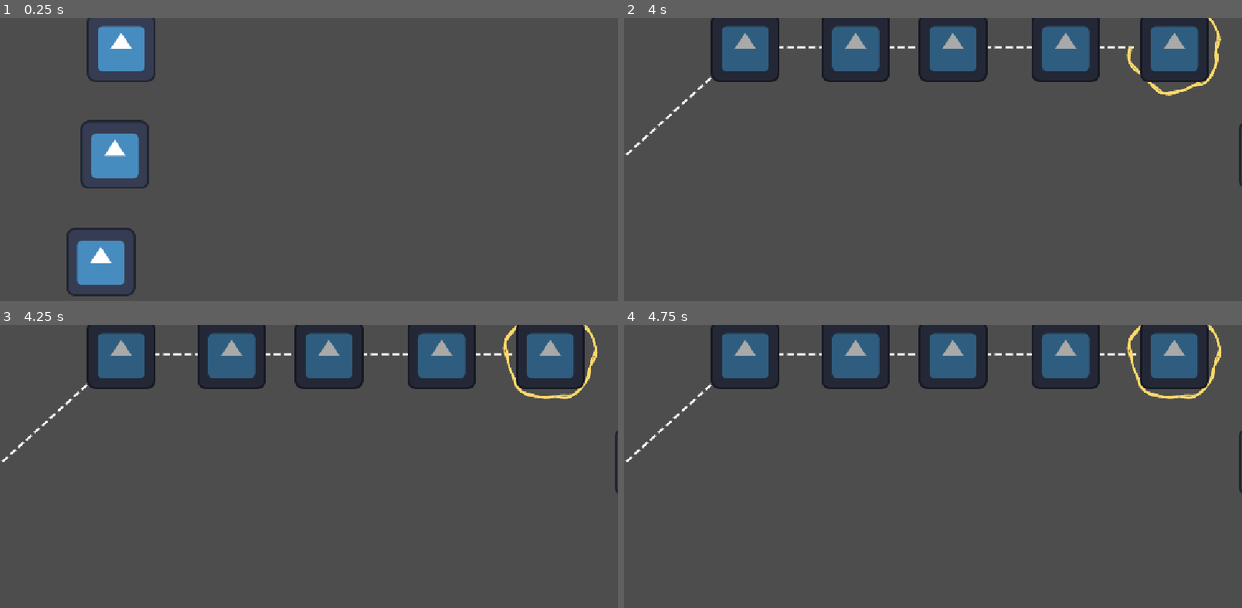
Above: before the commit, frames 1-4 (two rows, left to right).
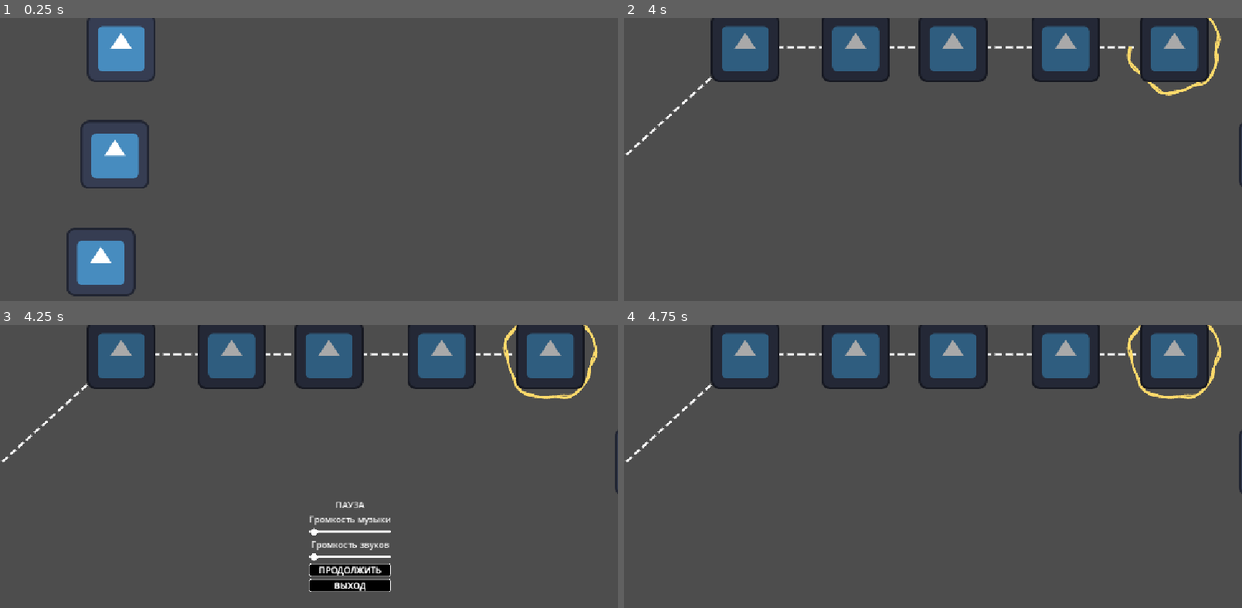
Above: after the commit, the same moments.

Repository: danilbo/remember-you-are-loved-game
Game: Godot game, scene res://game/main/main.tscn
The game is run twice, just before and just after one commit, with the same random seed, the same clock (stepped at 60 frames per second) and the same inputs. The engine's default icon, where the game draws it, is replaced by a stand-in: a white triangle on a blue panel in a dark square.
Inputs (mouse positions are in pixels of both pictures, inside the frame that each line leads up to):
- Up to frame 1 (0.25 s): no input
- Up to frame 2 (4 s): tap Enter at 0.5 s; move the mouse to (747, 49) at 0.52 s; click (747, 49) at 0.67 s; move the mouse to (852, 49) at 1.27 s; click (852, 49) at 1.42 s; move the mouse to (951, 49) at 2.02 s; click (951, 49) at 2.17 s; move the mouse to (1062, 49) at 2.77 s; click (1062, 49) at 2.92 s; move the mouse to (1174, 49) at 3.52 s; click (1174, 49) at 3.67 s
- Up to frame 3 (4.25 s): tap Escape (ui_cancel) at 4.15 s
- Up to frame 4 (4.75 s): click (976, 571) at 4.25 s, where only the run after the commit has a clickable "ПРОДОЛЖИТЬ"

Frames 1-2 are identical in both runs. In frame 3, 1.8% of the frame differs, in the area x 50-64%, y 62-95%; in frame 4, less than 0.1%.

Commit message:
Implemented Pause menu by provided layout

Diff:
--- /dev/null
+++ b/default_bus_layout.tres
@@ -0,0 +1,15 @@
+[gd_resource type="AudioBusLayout" format=3 uid="uid://bfqykc81mbtaj"]
+
+[resource]
+bus/1/name = &"Music"
+bus/1/solo = false
+bus/1/mute = false
+bus/1/bypass_fx = false
+bus/1/volume_db = 0.0
+bus/1/send = &"Master"
+bus/2/name = &"SFX"
+bus/2/solo = false
+bus/2/mute = false
+bus/2/bypass_fx = false
+bus/2/volume_db = 0.0
+bus/2/send = &"Master"
--- /dev/null
+++ b/game/global/global_variables.gd
@@ -0,0 +1,26 @@
+extends Node
+
+var music_volume: float = 1.0:
+	set(value):
+		music_volume = clamp(value, 0.0, 1.0)
+		var bus_idx = AudioServer.get_bus_index("Music")
+		AudioServer.set_bus_volume_db(bus_idx, linear_to_db(music_volume))
+
+var sfx_volume: float = 1.0:
+	set(value):
+		sfx_volume = clamp(value, 0.0, 1.0)
+		var bus_idx = AudioServer.get_bus_index("SFX")
+		AudioServer.set_bus_volume_db(bus_idx, linear_to_db(sfx_volume))
+
+var on_pause: bool = false
+
+var pause_menu = null
+
+func toggle_pause():
+	if pause_menu == null:
+		var menu_scene = preload("res://game/ui/pause_menu/pause_menu.tscn")
+		pause_menu = menu_scene.instantiate()
+		get_tree().root.add_child(pause_menu)
+	pause_menu.visible = !pause_menu.visible
+	on_pause = pause_menu.visible
+	get_tree().paused = on_pause
--- a/game/main/main.gd
+++ b/game/main/main.gd
@@ -66,3 +66,7 @@
 		pos.y = viewport_size.y - tooltip_size.y
 
 	universal_tooltip.global_position = pos
+
+func _input(event):
+	if event.is_action_pressed("ui_cancel"):
+		GlobalVariables.toggle_pause()
--- /dev/null
+++ b/game/ui/pause_menu/pause_menu.gd
@@ -0,0 +1,92 @@
+extends CanvasLayer
+@onready var music_slider = $CenterContainer/MenuPanel/VBoxContainer/HSliderMusic
+@onready var sfx_slider = $CenterContainer/MenuPanel/VBoxContainer/HSliderSFX
+@onready var continue_btn = $CenterContainer/MenuPanel/VBoxContainer/ButtonContinue
+@onready var exit_btn = $CenterContainer/MenuPanel/VBoxContainer/ButtonExit
+
+func _ready():
+	visible = false
+
+	var btn_normal = StyleBoxFlat.new()
+	btn_normal.bg_color = Color.BLACK
+	btn_normal.border_width_left = 1
+	btn_normal.border_width_right = 1
+	btn_normal.border_width_top = 1
+	btn_normal.border_width_bottom = 1
+	btn_normal.border_color = Color.WHITE
+	btn_normal.corner_radius_top_left = 4
+	btn_normal.corner_radius_top_right = 4
+	btn_normal.corner_radius_bottom_left = 4
+	btn_normal.corner_radius_bottom_right = 4
+
+	var btn_hover = btn_normal.duplicate()
+	btn_hover.bg_color = Color(0.2, 0.2, 0.2)
+
+	_apply_button_style(continue_btn, btn_normal, btn_hover)
+	_apply_button_style(exit_btn, btn_normal, btn_hover)
+
+	var slider_track = StyleBoxFlat.new()
+	slider_track.bg_color = Color.WHITE
+
+	slider_track.content_margin_top = 2
+	slider_track.content_margin_bottom = 2
+	slider_track.corner_radius_top_left = 2
+	slider_track.corner_radius_top_right = 2
+	slider_track.corner_radius_bottom_left = 2
+	slider_track.corner_radius_bottom_right = 2
+
+	music_slider.add_theme_stylebox_override("slider", slider_track)
+	sfx_slider.add_theme_stylebox_override("slider", slider_track)
+
+	var grabber_tex = _make_white_circle(16)
+	music_slider.add_theme_icon_override("grabber", grabber_tex)
+	music_slider.add_theme_icon_override("grabber_highlight", grabber_tex)
+	sfx_slider.add_theme_icon_override("grabber", grabber_tex)
+	sfx_slider.add_theme_icon_override("grabber_highlight", grabber_tex)
+
+
+	continue_btn.pressed.connect(_on_continue_pressed)
+	exit_btn.pressed.connect(_on_exit_pressed)
+	music_slider.value_changed.connect(_on_music_changed)
+	sfx_slider.value_changed.connect(_on_sfx_changed)
+
+
+	music_slider.value = GlobalVariables.music_volume
+	sfx_slider.value = GlobalVariables.sfx_volume
+
+
+func _input(event):
+	if visible and event.is_action_pressed("ui_cancel"):
+		_on_continue_pressed()
+		get_viewport().set_input_as_handled()
+
+func _apply_button_style(button: Button, normal: StyleBox, hover: StyleBox):
+	button.add_theme_stylebox_override("normal", normal)
+	button.add_theme_stylebox_override("hover", hover)
+	button.add_theme_stylebox_override("pressed", normal)
+	button.add_theme_color_override("font_color", Color.WHITE)
+	button.add_theme_color_override("font_outline_color", Color.WHITE)
+	button.add_theme_constant_override("outline_size", 1)
+
+func _make_white_circle(size: int) -> ImageTexture:
+	var img = Image.create(size, size, false, Image.FORMAT_RGBA8)
+	img.fill(Color(0,0,0,0))
+	var center = Vector2(size/2.0, size/2.0)
+	var r = size/2.0 - 1
+	for y in size:
+		for x in size:
+			if Vector2(x,y).distance_to(center) <= r:
+				img.set_pixel(x, y, Color.WHITE)
+	return ImageTexture.create_from_image(img)
+
+func _on_continue_pressed():
+	GlobalVariables.toggle_pause()
+
+func _on_exit_pressed():
+	get_tree().quit()
+
+func _on_music_changed(value: float):
+	GlobalVariables.music_volume = value
+
+func _on_sfx_changed(value: float):
+	GlobalVariables.sfx_volume = value
--- /dev/null
+++ b/game/ui/pause_menu/pause_menu.tscn
@@ -0,0 +1,58 @@
+[gd_scene format=3 uid="uid://c878at4lkdyk"]
+
+[ext_resource type="Script" uid="uid://mqr32e41fhim" path="res://game/ui/pause_menu/pause_menu.gd" id="1_8byh7"]
+
+[sub_resource type="StyleBoxFlat" id="StyleBoxFlat_8byh7"]
+bg_color = Color(0, 0, 0, 1)
+
+[node name="PauseMenu" type="CanvasLayer" unique_id=403015455]
+process_mode = 3
+script = ExtResource("1_8byh7")
+
+[node name="CenterContainer" type="CenterContainer" parent="." unique_id=1110945264]
+anchors_preset = 15
+anchor_right = 1.0
+anchor_bottom = 1.0
+grow_horizontal = 2
+grow_vertical = 2
+
+[node name="MenuPanel" type="Panel" parent="CenterContainer" unique_id=803923712]
+custom_minimum_size = Vector2(300, 0)
+custom_maximum_size = Vector2(0, 0)
+layout_mode = 2
+theme_override_styles/panel = SubResource("StyleBoxFlat_8byh7")
+
+[node name="VBoxContainer" type="VBoxContainer" parent="CenterContainer/MenuPanel" unique_id=1053862276]
+layout_mode = 0
+offset_right = 125.0
+offset_bottom = 133.0
+alignment = 1
+
+[node name="Label" type="Label" parent="CenterContainer/MenuPanel/VBoxContainer" unique_id=1669433013]
+layout_mode = 2
+text = "ПАУЗА"
+horizontal_alignment = 1
+
+[node name="LabelMusic" type="Label" parent="CenterContainer/MenuPanel/VBoxContainer" unique_id=389464309]
+layout_mode = 2
+text = "Громкость музыки"
+horizontal_alignment = 1
+
+[node name="HSliderMusic" type="HSlider" parent="CenterContainer/MenuPanel/VBoxContainer" unique_id=622586359]
+layout_mode = 2
+
+[node name="LabelSFX" type="Label" parent="CenterContainer/MenuPanel/VBoxContainer" unique_id=1928128862]
+layout_mode = 2
+text = "Громкость звуков"
+horizontal_alignment = 1
+
+[node name="HSliderSFX" type="HSlider" parent="CenterContainer/MenuPanel/VBoxContainer" unique_id=606451078]
+layout_mode = 2
+
+[node name="ButtonContinue" type="Button" parent="CenterContainer/MenuPanel/VBoxContainer" unique_id=1819752808]
+layout_mode = 2
+text = "ПРОДОЛЖИТЬ"
+
+[node name="ButtonExit" type="Button" parent="CenterContainer/MenuPanel/VBoxContainer" unique_id=1451319624]
+layout_mode = 2
+text = "ВЫХОД"
--- a/project.godot
+++ b/project.godot
@@ -15,6 +15,14 @@
 config/features=PackedStringArray("4.7", "GL Compatibility")
 config/icon="res://icon.svg"
 
+[audio]
+
+buses/default_bus_layout="uid://bfqykc81mbtaj"
+
+[autoload]
+
+GlobalVariables="*uid://cj76eqgak2ym7"
+
 [display]
 
 window/stretch/mode="canvas_items"
Not shown, added: game/global/global_variables.gd.uid
Not shown, added: game/ui/pause_menu/pause_menu.gd.uid
